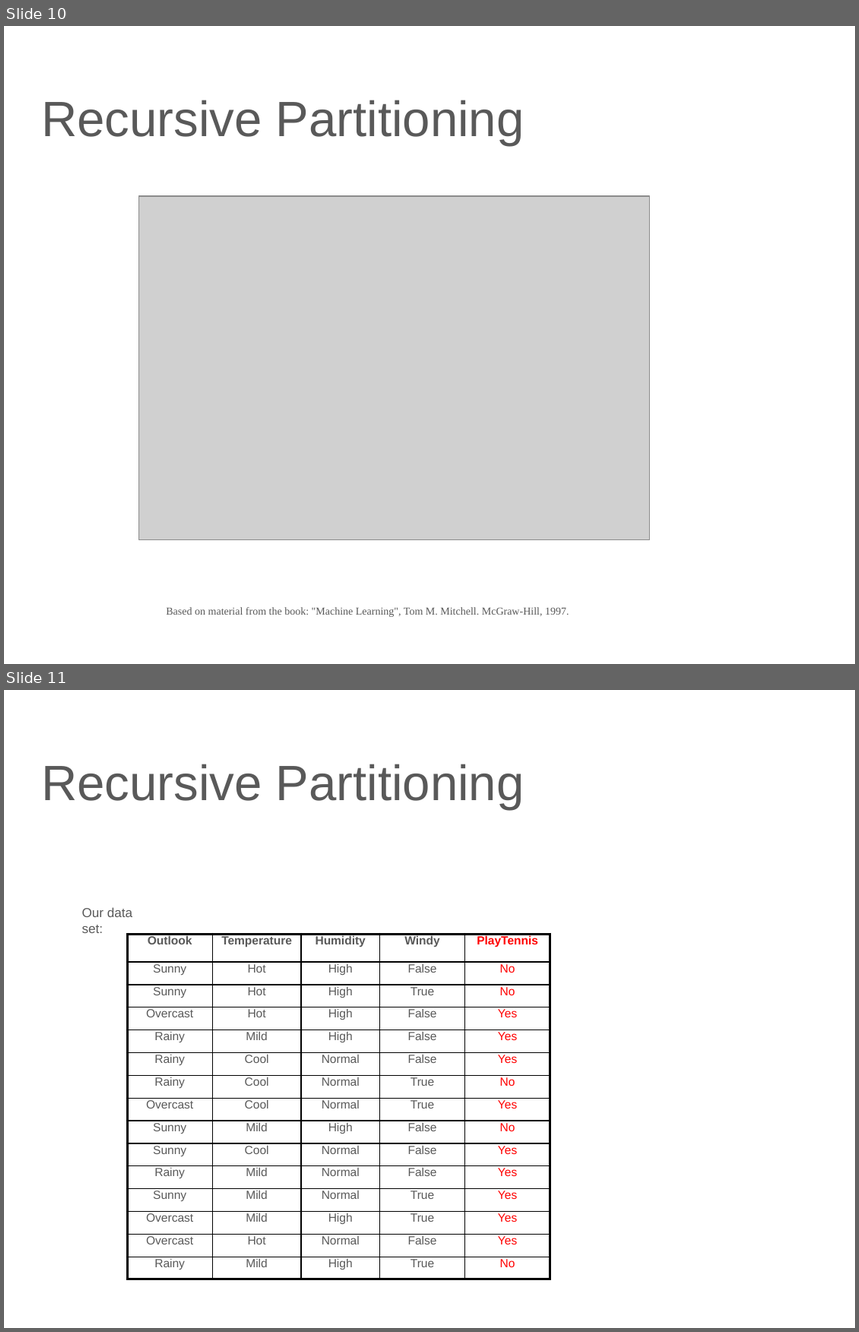
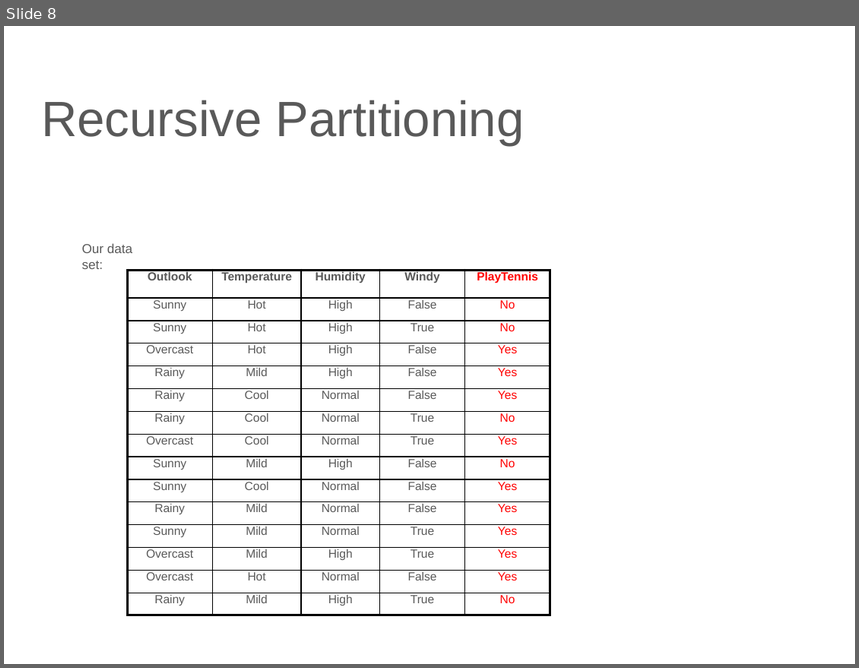
Before and after one commit to lutzhamel/ds-workshop, a slide deck: 07-decision-trees.pptx. Shown one above the other, each under a label of ours: slides 10 and 11 before the commit, slide 8 after it. The pictures are 859x1332 and 859x668 pixels, drawn with LibreOffice and Linux fonts; fonts in the diff are those of the drawing; grey boxes stand for pictures. Boxes give left, top, right and bottom in pixels: in the first picture for what was removed or moved away, otherwise in the second. Text is boxed around its words. In the diff, an @@ line names an element or a change of style, - is before the commit and + after.

```diff
--- a/07-decision-trees.pptx
+++ b/07-decision-trees.pptx
@@ slide 10 removed at box(4, 26, 855, 664), background #FFFFFF @@
@@ title removed at box(41, 100, 525, 145) @@
-Recursive Partitioning
@@ picture removed at box(139, 196, 649, 540) @@
@@ text removed at box(166, 607, 569, 617) @@
-Based on material from the book: "Machine Learning", Tom M. Mitchell. McGraw-Hill, 1997.
@@ what was slide 11 is now slide 8 @@
```
Also in this commit, not shown: 2 other slides removed, 3 other files.
